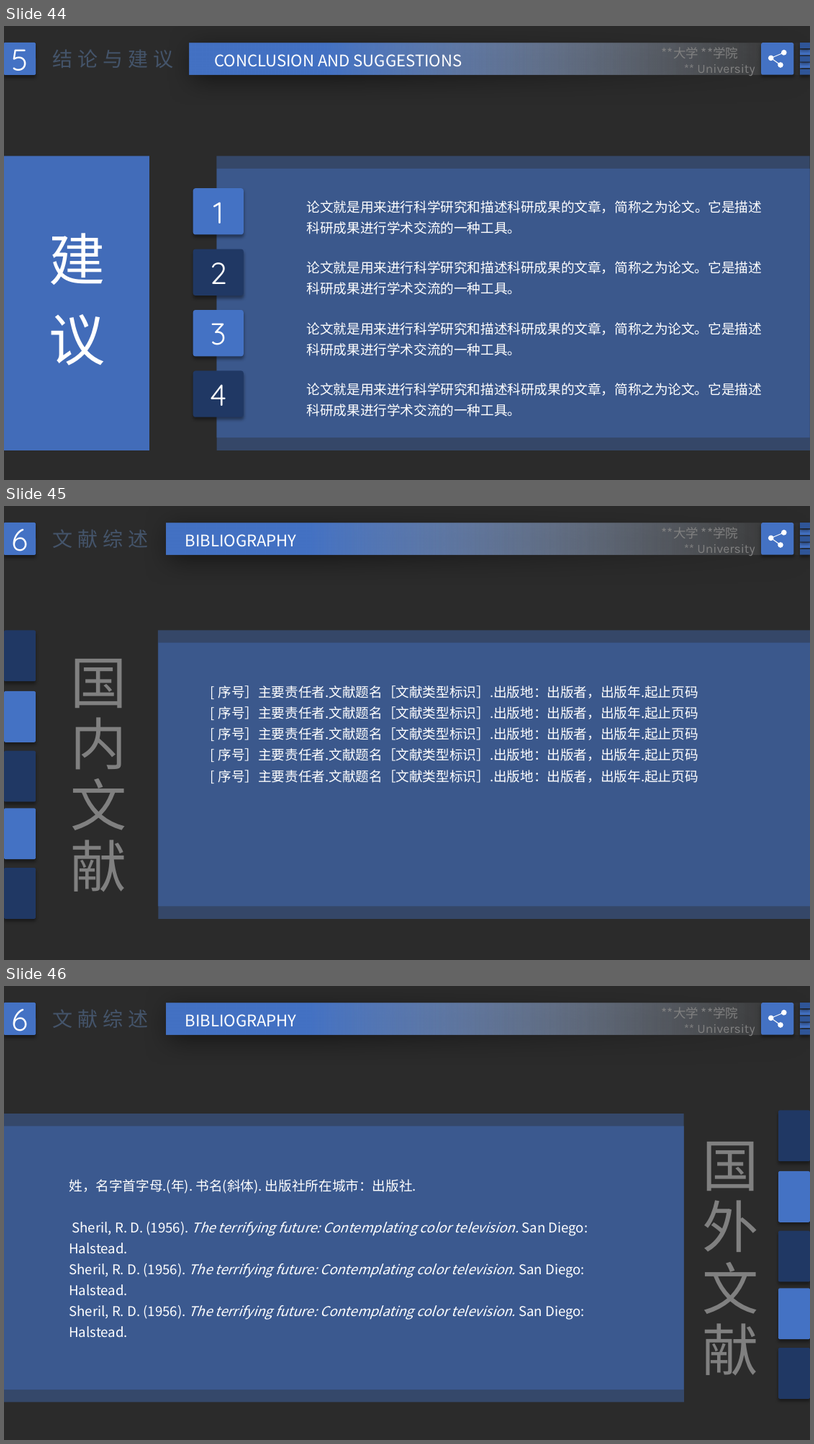
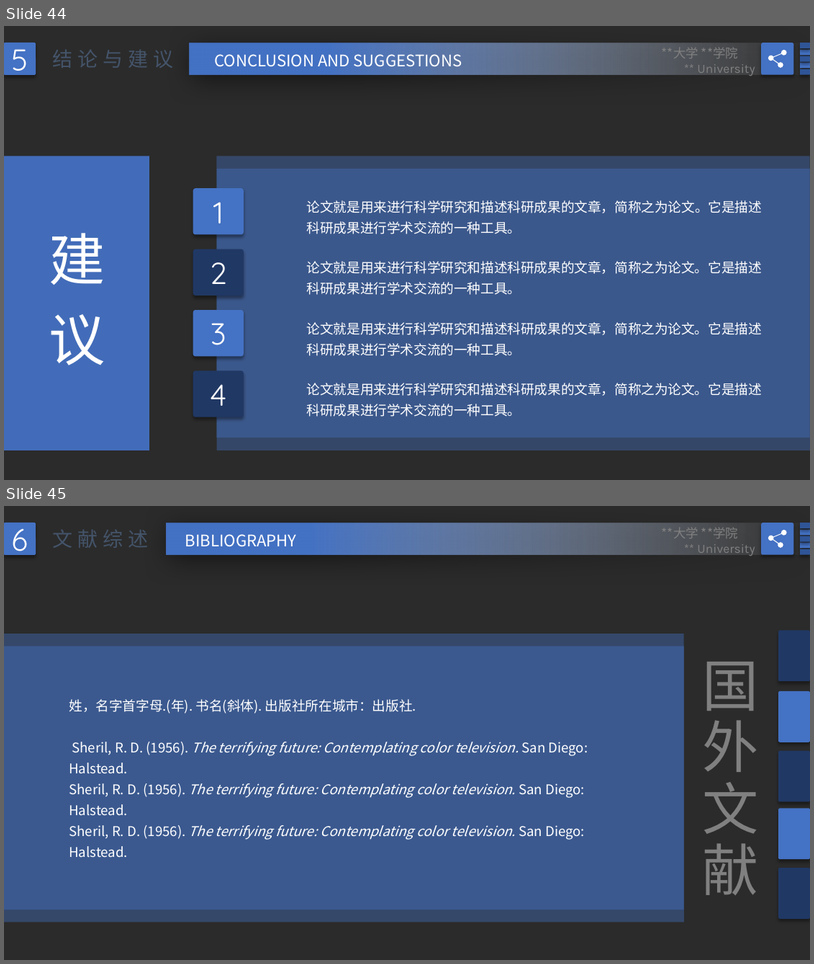
Before and after one commit to TestingTestings/Project_4, a slide deck: doc/简洁蓝色毕业论文答辩PPT模版.pptx. Shown one above the other, each under a label of ours: slides 44, 45 and 46 before the commit, slides 44 and 45 after it. The pictures are 814x1444 and 814x964 pixels, drawn with LibreOffice and Linux fonts; fonts in the diff are those of the drawing; background and template pictures are left out; a plain dark background stands for a picture behind light text. Boxes give left, top, right and bottom in pixels: in the first picture for what was removed or moved away, otherwise in the second. Text is boxed around its words. In the diff, an @@ line names an element or a change of style, - is before the commit and + after.

```diff
--- a/doc/简洁蓝色毕业论文答辩PPT模版.pptx
+++ b/doc/简洁蓝色毕业论文答辩PPT模版.pptx
@@ slide 45 removed at [4, 506, 810, 960], background picture (left out) @@
@@ rounded rectangle removed at [4, 523, 36, 555] @@
-6
@@ rectangle removed at [167, 523, 810, 555] @@
@@ text removed at [53, 530, 149, 548] @@
-文献综述
@@ text removed at [185, 534, 297, 547] @@
-BIBLIOGRAPHY
@@ group removed at [662, 523, 810, 556]: 6 rounded rectangles, 1 freeform shape, 1 text @@
-**大学 **学院
-** University
@@ rounded rectangle removed at [4, 630, 36, 681] @@
@@ rounded rectangle removed at [158, 630, 810, 906] @@
@@ rounded rectangle removed at [158, 643, 810, 919] @@
@@ text removed at [70, 659, 126, 891] @@
-国内文献
@@ rounded rectangle removed at [4, 691, 36, 742] @@
@@ text removed at [218, 685, 698, 782] @@
-[ 序号］主要责任者.文献题名［文献类型标识］.出版地：出版者，出版年.起止页码
-[ 序号］主要责任者.文献题名［文献类型标识］.出版地：出版者，出版年.起止页码
-[ 序号］主要责任者.文献题名［文献类型标识］.出版地：出版者，出版年.起止页码
-[ 序号］主要责任者.文献题名［文献类型标识］.出版地：出版者，出版年.起止页码
-[ 序号］主要责任者.文献题名［文献类型标识］.出版地：出版者，出版年.起止页码
@@ rounded rectangle removed at [4, 750, 36, 801] @@
@@ rounded rectangle removed at [4, 808, 36, 859] @@
@@ rounded rectangle removed at [4, 867, 36, 919] @@
@@ what was slide 46 is now slide 45 @@
```
Also in this commit, not shown: 9 slides changed, 4 slides added, 4 other slides removed.
